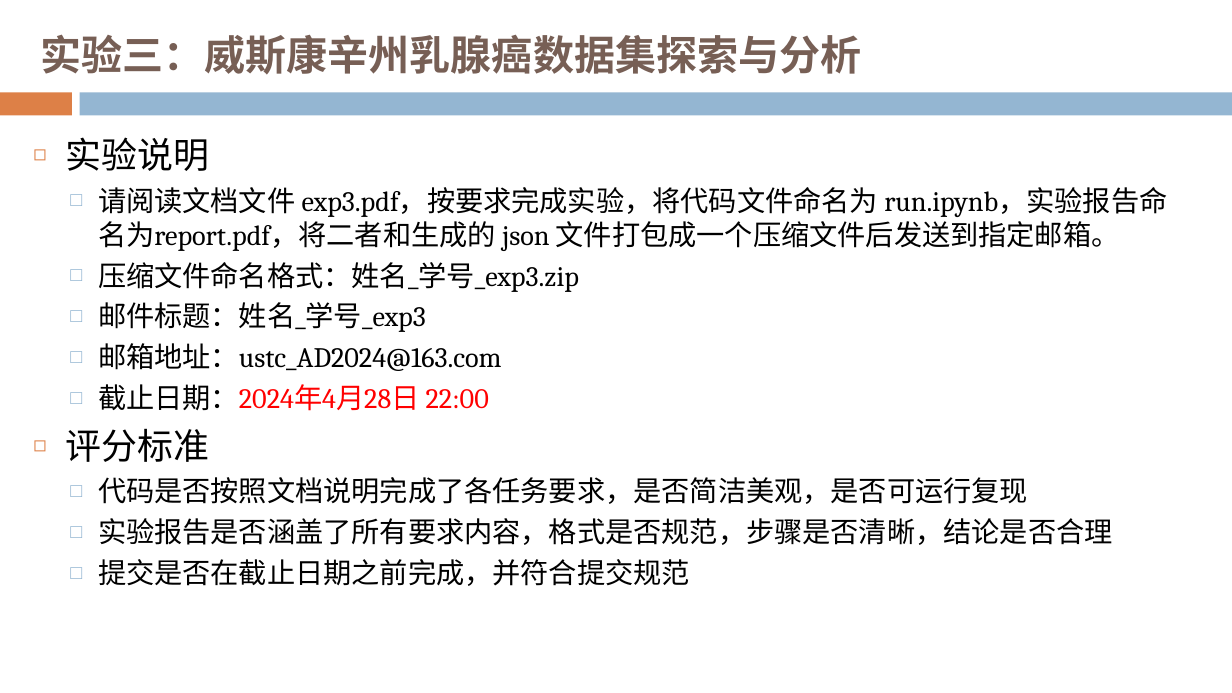
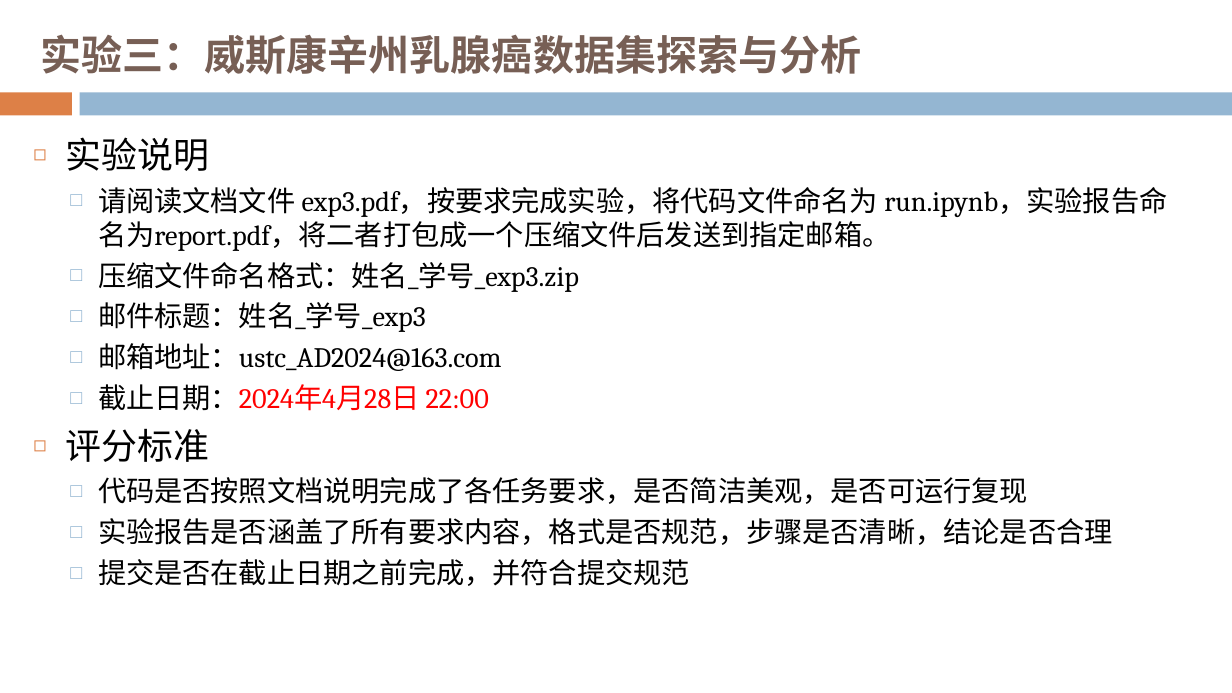
Before and after one commit to gmh1627/Data-Analysis-Lab, a slide deck: slide 6 of lab3/实验三.pptx. Drawn at 1232x693 pixels with LibreOffice and Linux fonts; fonts in the diff are those of the drawing; background and template pictures are left out. Boxes give left, top, right and bottom in pixels: in the first picture for what was removed or moved away, otherwise in the second. Text is boxed around its words. In the diff, an @@ line names an element or a change of style, - is before the commit and + after.

```diff
--- a/lab3/实验三.pptx
+++ b/lab3/实验三.pptx
@@ text at (98, 187, 1167, 251): text changed @@
-  □ 请阅读文档文件 exp3.pdf，按要求完成实验，将代码文件命名为 run.ipynb，实验报告命名为report.pdf，将二者和生成的 json 文件打包成一个压缩文件后发送到指定邮箱。
+  □ 请阅读文档文件 exp3.pdf，按要求完成实验，将代码文件命名为 run.ipynb，实验报告命名为report.pdf，将二者打包成一个压缩文件后发送到指定邮箱。
```
Also in this commit, not shown: 34 other files.
